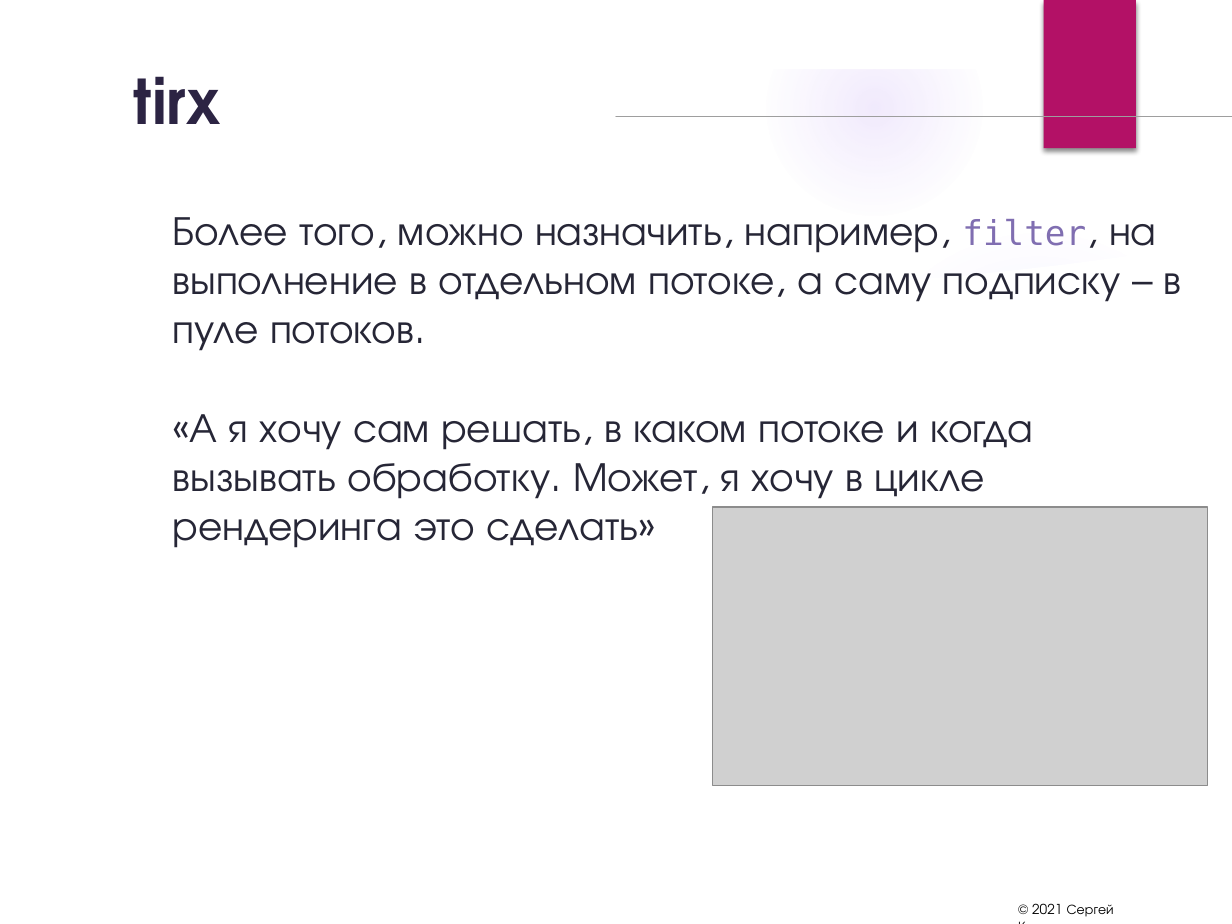
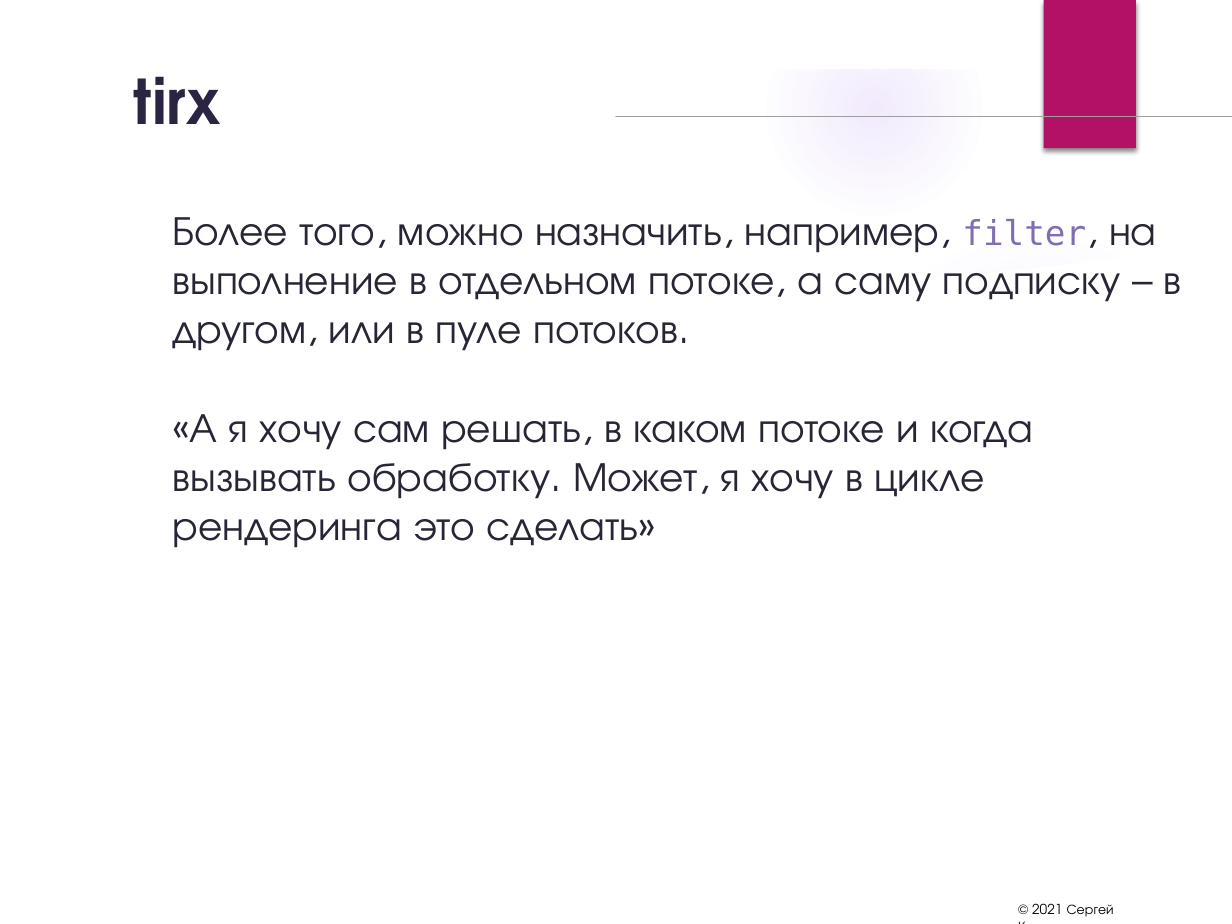
Before and after one commit to sergrt/tirx-example, a slide deck: slide 74 of rx_presentation.pptx (slide 72 before the commit). Drawn at 1232x924 pixels with LibreOffice and Linux fonts; fonts in the diff are those of the drawing; grey boxes stand for pictures; background and template pictures are left out. Boxes give left, top, right and bottom in pixels: in the first picture for what was removed or moved away, otherwise in the second. Text is boxed around its words. In the diff, an @@ line names an element or a change of style, - is before the commit and + after.

```diff
--- a/rx_presentation.pptx
+++ b/rx_presentation.pptx
@@ text at [172, 217, 1182, 351]: text changed @@
-Более того, можно назначить, например, filter, на выполнение в отдельном потоке, а саму подписку – в пуле потоков.
+Более того, можно назначить, например, filter, на выполнение в отдельном потоке, а саму подписку – в другом, или в пуле потоков.
@@ picture removed at [712, 506, 1207, 785] @@
```
Also in this commit, not shown: 32 other slides changed, 4 slides added, 1 slide removed.
